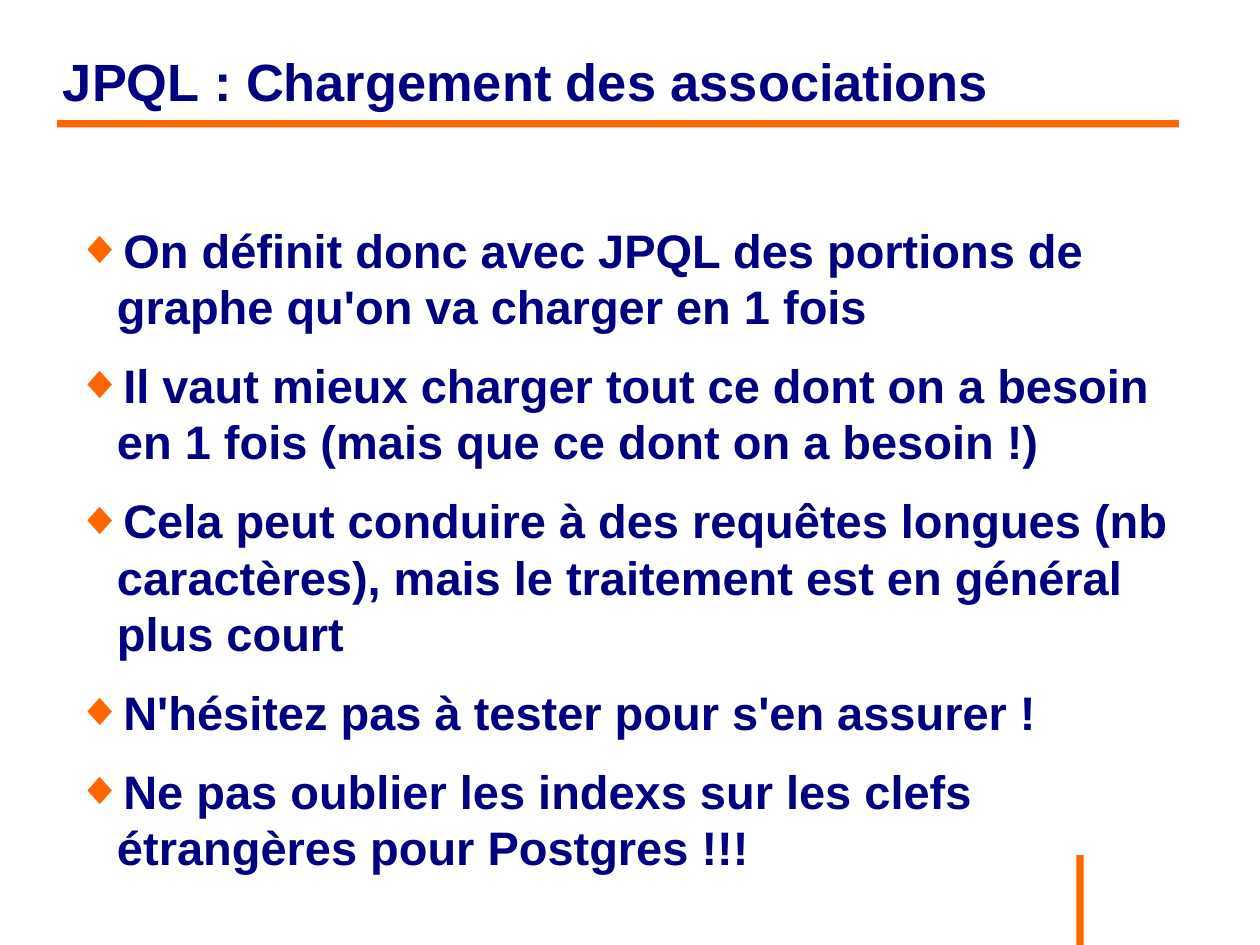
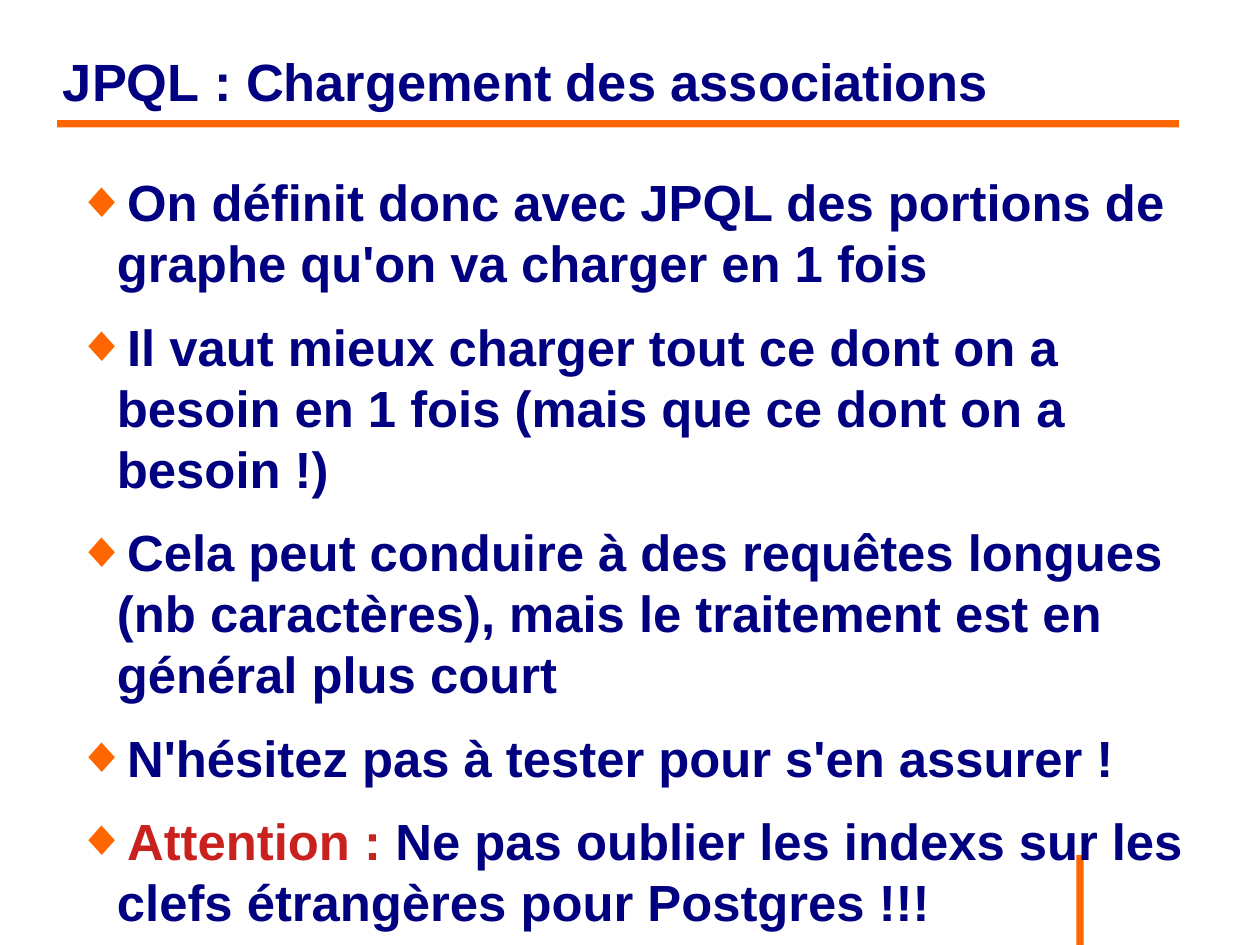
Before and after one commit to philphils/formation-hibernate-basique, a slide deck: slide 129 of Documentation/diapo_formation_hibernate.odp (slide 127 before the commit). Drawn at 1260x945 pixels with LibreOffice and Linux fonts; fonts in the diff are those of the drawing; background and template pictures are left out. Boxes give left, top, right and bottom in pixels: in the first picture for what was removed or moved away, otherwise in the second. Text is boxed around its words. In the diff, an @@ line names an element or a change of style, - is before the commit and + after.

```diff
--- a/Documentation/diapo_formation_hibernate.odp
+++ b/Documentation/diapo_formation_hibernate.odp
@@ text "On définit donc avec JPQL ...": place and size @@
-text "On définit donc avec JPQL ..." at [117, 233, 1167, 874]
+text "On définit donc avec JPQL ..." at [117, 183, 1183, 861]
@@ text at [117, 183, 1164, 787]: size 29.6 to 32 pt in "On définit donc avec JPQL des portions ...", "Il vaut mieux charger tout ce dont ...", "Cela peut conduire à des requêtes longues ...", "N'hésitez pas à tester pour s'en assurer ..." @@
@@ text at [127, 823, 1183, 861]: text changed; size 29.6 to 32 pt @@
-◆ Ne pas oublier les indexs sur les clefs étrangères pour Postgres !!!
+◆ Attention : Ne pas oublier les indexs sur les clefs étrangères pour Postgres !!!
```
Also in this commit, not shown: 21 other slides changed, 2 slides added.
